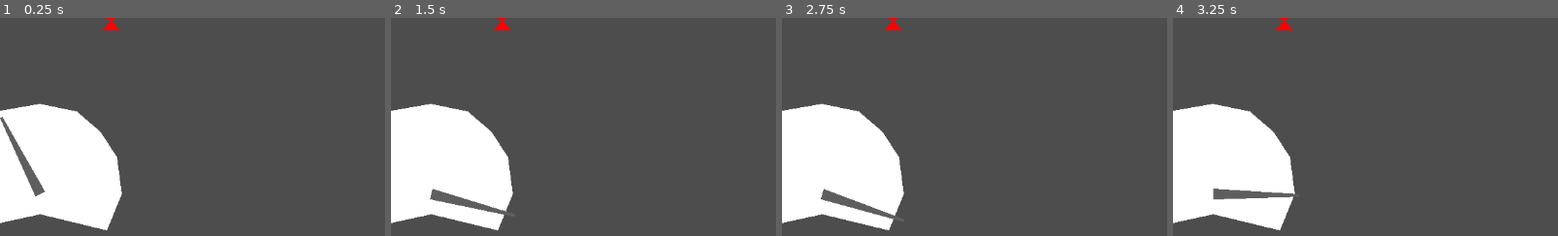
Above: before the commit, frames 1-4 (left to right).
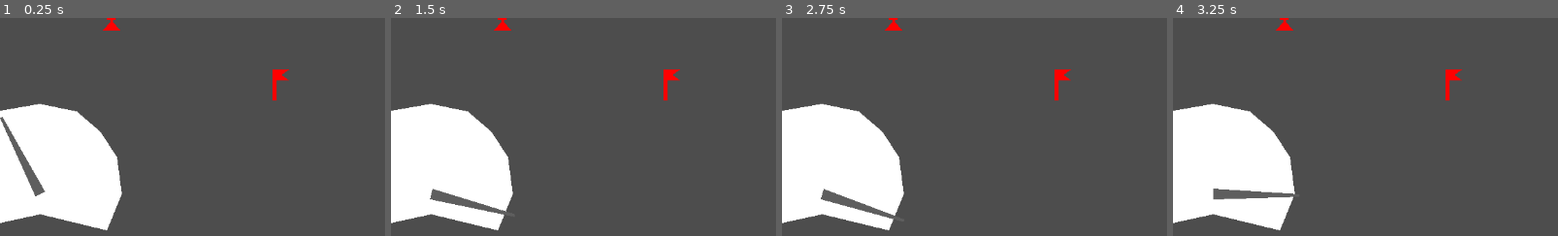
Above: after the commit, the same moments.

Repository: IwailerI/micro-jam-colors
Game: Godot game, scene res://scenes/level/level.tscn
The game is run twice, just before and just after one commit, with the same random seed, the same clock (stepped at 60 frames per second) and the same inputs.
Inputs:
- Up to frame 1 (0.25 s): no input
- Up to frame 2 (1.5 s): hold D (movement_right) 0.53-1.28 s; hold Space (throttle) 0.53-1.28 s; hold S (movement_down) from 1.28 s (still down); tap Space (throttle) at 1.35 s
- Up to frame 3 (2.75 s): release S (movement_down) at 2.03 s; hold D (movement_right) from 2.03 s (still down); hold Space (throttle) from 2.03 s (still down)
- Up to frame 4 (3.25 s): release D (movement_right) at 2.78 s; release Space (throttle) at 2.78 s; hold W (movement_up) from 2.78 s (still down); tap Space (throttle) at 2.85 s
The pictures show only the part of the screen within x 10-60%, y 47-97%; the shares and areas given below are measured in that part.

The runs differ from the first frame. In frame 1, 0.3% of the frame differs, in the area x 70-76%, y 23-38%; in frame 2, 0.3%; in frame 3, 0.3%; in frame 4, 0.3%.

Commit message:
--merge-fix

Diff:
--- a/objects/player/player.tscn
+++ b/objects/player/player.tscn
@@ -9,7 +9,6 @@
 collision_mask = 6
 script = ExtResource("1_cqmt1")
 rotation_speed = 10.13
-ground_speed = 400.0
 
 [node name="Polygon2D" type="Polygon2D" parent="."]
 position = Vector2(-0.366638, 0.869293)
--- a/scenes/level/level.tscn
+++ b/scenes/level/level.tscn
@@ -1,10 +1,11 @@
-[gd_scene load_steps=9 format=3 uid="uid://be41k6pgj28jm"]
+[gd_scene load_steps=10 format=3 uid="uid://be41k6pgj28jm"]
 
 [ext_resource type="PackedScene" uid="uid://0y47txpbjkcy" path="res://objects/potion/potion.tscn" id="1_i166f"]
 [ext_resource type="PackedScene" uid="uid://cdj8wgxuxnkiv" path="res://objects/player/player.tscn" id="1_jww0w"]
 [ext_resource type="PackedScene" uid="uid://ddb1rbjhwv3os" path="res://objects/game_manager/game_manager.tscn" id="1_qkmgm"]
 [ext_resource type="PackedScene" uid="uid://byhqyeheckqeq" path="res://objects/player/input_direction.tscn" id="2_nbgty"]
 [ext_resource type="PackedScene" uid="uid://tjya1g7djfw1" path="res://objects/ui/speedometer.tscn" id="3_i166f"]
+[ext_resource type="PackedScene" uid="uid://jw5kpdab0etq" path="res://objects/delivery_point/delivery_point.tscn" id="5_hnne4"]
 
 [sub_resource type="WorldBoundaryShape2D" id="WorldBoundaryShape2D_jww0w"]
 
@@ -16,14 +17,28 @@
 
 [node name="Node2D" type="Node2D"]
 
+[node name="UI" type="CanvasLayer" parent="."]
+
+[node name="InputDirection" parent="UI" instance=ExtResource("2_nbgty")]
+position = Vector2(1013, 530)
+
+[node name="Speedometer" parent="UI" node_paths=PackedStringArray("player") instance=ExtResource("3_i166f")]
+position = Vector2(175, 567)
+player = NodePath("../../Player")
+
 [node name="GameManager" parent="." instance=ExtResource("1_qkmgm")]
 unique_name_in_owner = true
 
-[node name="Potion" parent="." instance=ExtResource("1_i166f")]
+[node name="PlayerColliders" type="Node" parent="."]
+
+[node name="DeliveryPoint" parent="PlayerColliders" instance=ExtResource("5_hnne4")]
+position = Vector2(532, 405)
+
+[node name="Potion" parent="PlayerColliders" instance=ExtResource("1_i166f")]
 position = Vector2(281, 315)
 
-[node name="Potion" parent="Potion" instance=ExtResource("1_i166f")]
-position = Vector2(151, -242)
+[node name="Potion2" parent="PlayerColliders" instance=ExtResource("1_i166f")]
+position = Vector2(432, 73)
 
 [node name="Player" parent="." instance=ExtResource("1_jww0w")]
 position = Vector2(591, 333)
@@ -70,12 +85,3 @@
 [node name="CollisionShape2D" type="CollisionShape2D" parent="StaticBody2D"]
 shape = SubResource("CircleShape2D_nbgty")
 debug_color = Color(0.944911, 0.0655937, 0.561244, 0.42)
-
-[node name="UI" type="Node2D" parent="."]
-
-[node name="InputDirection" parent="UI" instance=ExtResource("2_nbgty")]
-position = Vector2(1013, 530)
-
-[node name="Speedometer" parent="UI" node_paths=PackedStringArray("player") instance=ExtResource("3_i166f")]
-position = Vector2(175, 567)
-player = NodePath("../../Player")
